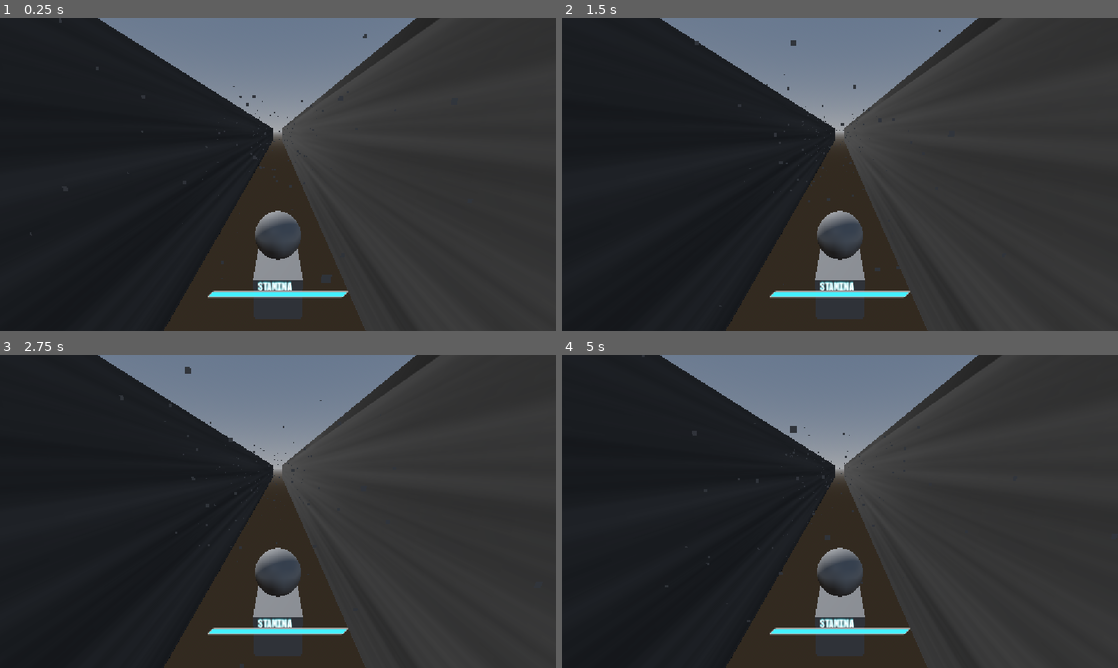
Above: before the commit, frames 1-4 (two rows, left to right).
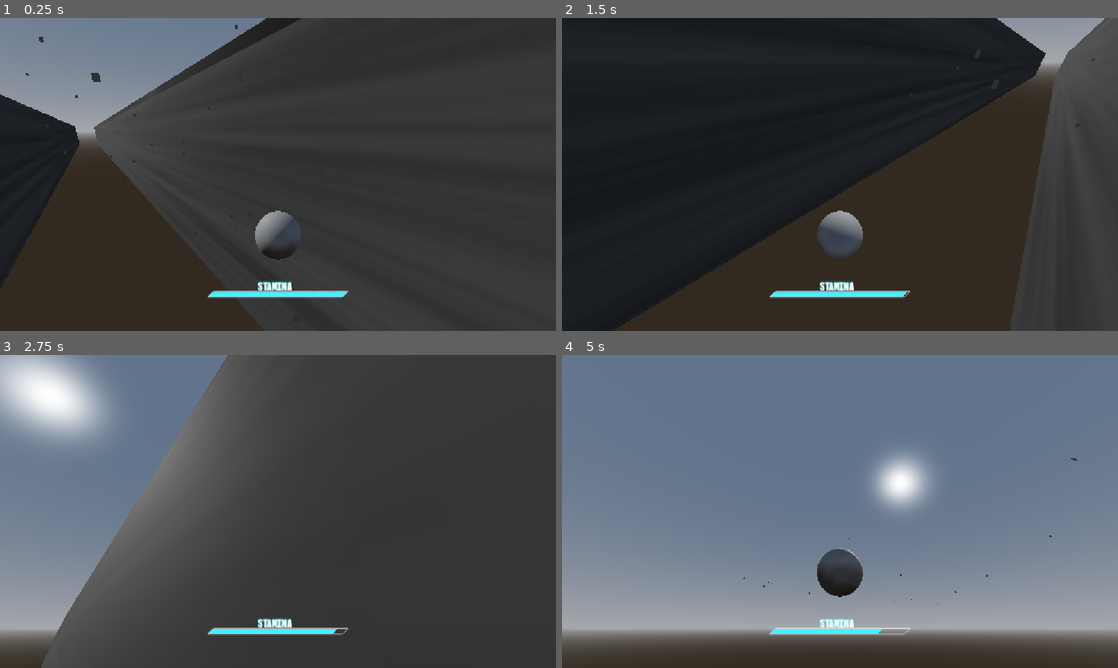
Above: after the commit, the same moments.

Repository: PortalGolem/havenIE2026GameJam
Game: Godot game, scene res://Scenes/Main.tscn
The game is run twice, just before and just after one commit, with the same random seed, the same clock (stepped at 60 frames per second) and the same inputs.
Inputs (mouse positions are in pixels of both pictures, inside the frame that each line leads up to):
- Up to frame 1 (0.25 s): no input
- Up to frame 2 (1.5 s): move the mouse to (962, 158) at 0.52 s; press the mouse at (962, 158) at 0.53 s; hold D (Right) 0.53-1.28 s; tap Space (Jump) at 0.77 s; move the mouse to (728, 190) at 1.27 s; release the mouse at (728, 190) at 1.28 s; hold S (Backward) from 1.28 s (still down); tap Shift (Dash) at 1.35 s
- Up to frame 3 (2.75 s): tap Space (Jump) at 1.52 s; move the mouse to (333, 442) at 2.02 s; release S (Backward) at 2.03 s; press the mouse at (333, 442) at 2.03 s; hold D (Right) from 2.03 s (still down)
- Up to frame 4 (5 s): move the mouse to (812, 574) at 2.77 s; release D (Right) at 2.78 s; release the mouse at (812, 574) at 2.78 s; hold W (Forward) 2.78-3.53 s; tap Shift (Dash) at 2.85, 4.35 s; tap Space (Jump) at 3.02, 3.77, 4.52 s; tap Enter at 3.5 s; move the mouse to (1006, 558) at 3.52 s; press the mouse at (1006, 558) at 3.53 s; hold A (Left) from 3.53 s (still down); move the mouse to (673, 464) at 4.27 s; release the mouse at (673, 464) at 4.28 s

The runs differ from the first frame. In frame 1, 36% of the frame differs, in the area x 0-75%, y 0-100%; in frame 2, 28%; in frame 3, 51%; in frame 4, 85%, in the area x 0-100%, y 0-100%.
Error before the commit: Parse Error: Identifier "deltaa" not declared in the current scope. (res://Player/PlayerController.gd:171)

Commit message:
Update PlayerController.gd

Diff:
--- a/Player/PlayerController.gd
+++ b/Player/PlayerController.gd
@@ -168,7 +168,7 @@
 		if wallCollision:
 			dashDirection = Vector3.BACK
 
-		dash_lock_timer -= deltaa
+		dash_lock_timer -= delta
 		if dash_lock_timer <= 0:
 			if wallCollision:
 				currentMovement = MOVEMENT_MODE.WALL
